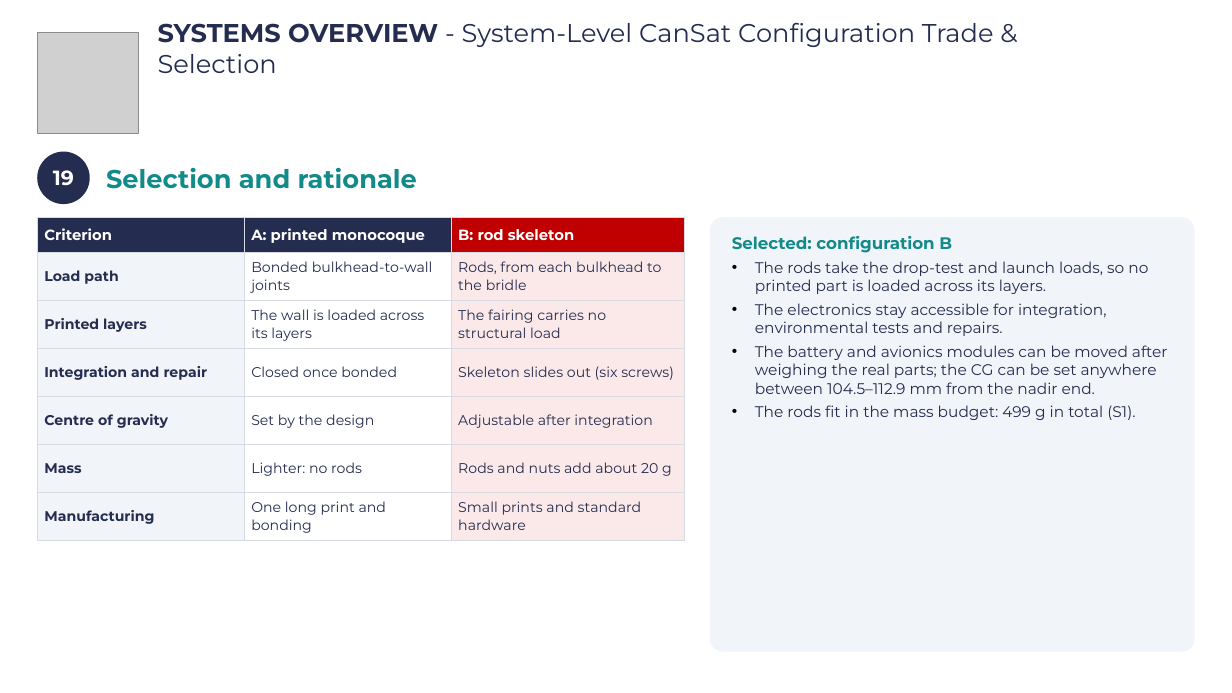
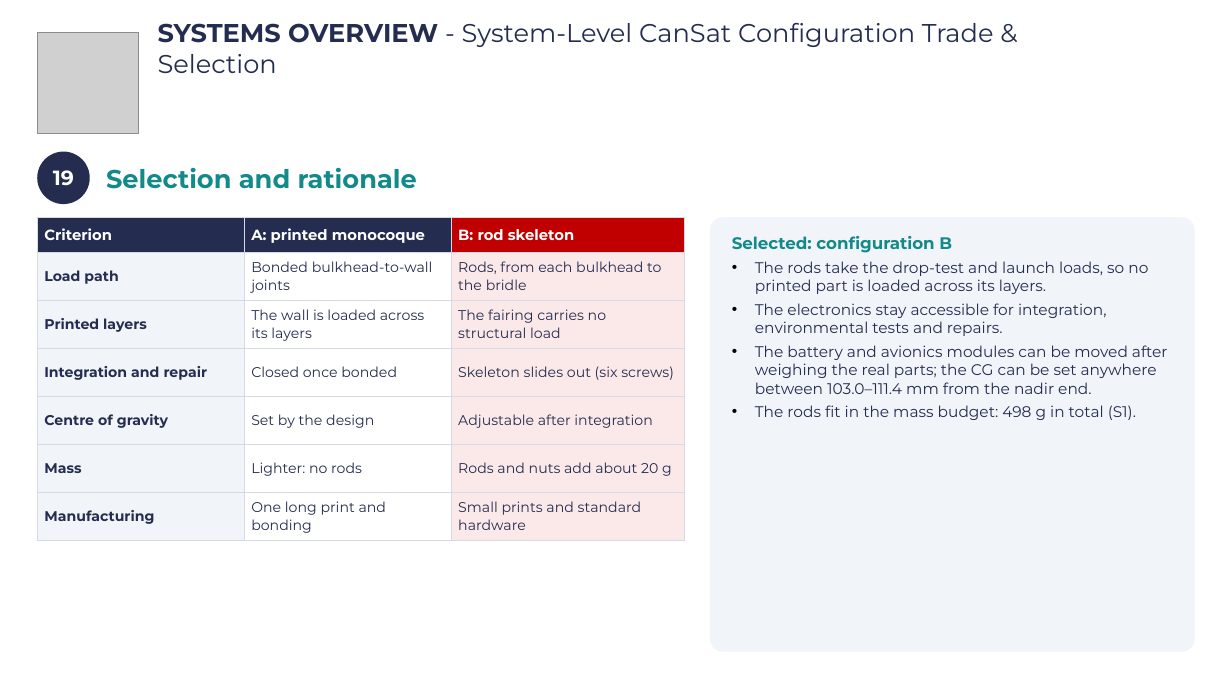
Before and after one commit to Caetano18/proyecto, a slide deck: slide 22 of cansat_pdr/laminas_plantilla/CanSat_PDR_Hermes_completo.pptx. Drawn at 1232x693 pixels with LibreOffice and Linux fonts; fonts in the diff are those of the drawing; grey boxes stand for pictures; background and template pictures are left out. Boxes give left, top, right and bottom in pixels: in the first picture for what was removed or moved away, otherwise in the second. Text is boxed around its words. In the diff, an @@ line names an element or a change of style, - is before the commit and + after.

```diff
--- a/cansat_pdr/laminas_plantilla/CanSat_PDR_Hermes_completo.pptx
+++ b/cansat_pdr/laminas_plantilla/CanSat_PDR_Hermes_completo.pptx
@@ text in rounded rectangle at (x1=755, y1=345, x2=1168, y2=420): text changed @@
-• The battery and avionics modules can be moved after weighing the real parts; the CG can be set anywhere between 104.5–112.9 mm from the nadir end.
-• The rods fit in the mass budget: 499 g in total (S1).
+• The battery and avionics modules can be moved after weighing the real parts; the CG can be set anywhere between 103.0–111.4 mm from the nadir end.
+• The rods fit in the mass budget: 498 g in total (S1).
```
Also in this commit, not shown: 13 other slides changed, 34 other files.
